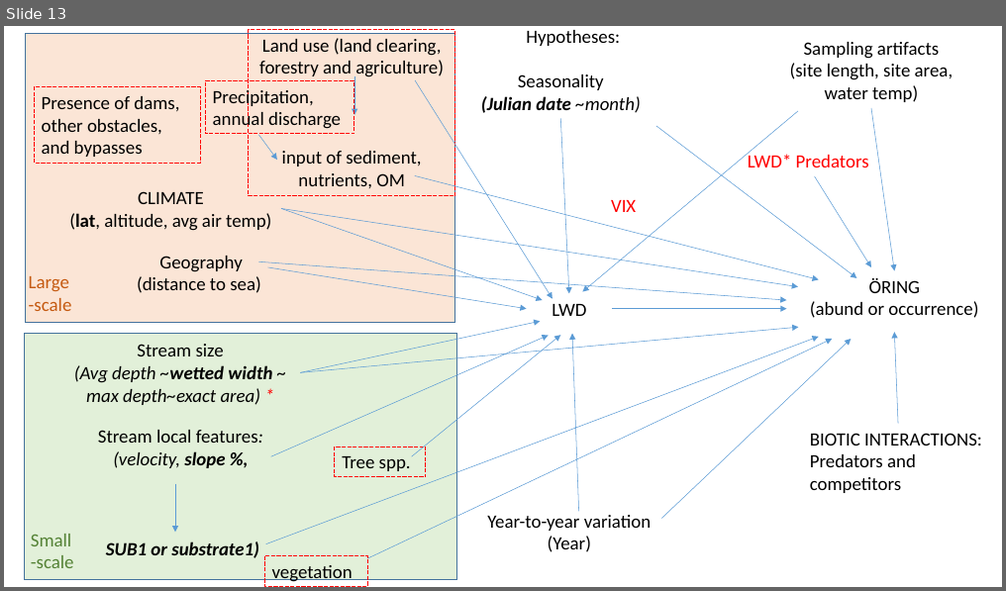
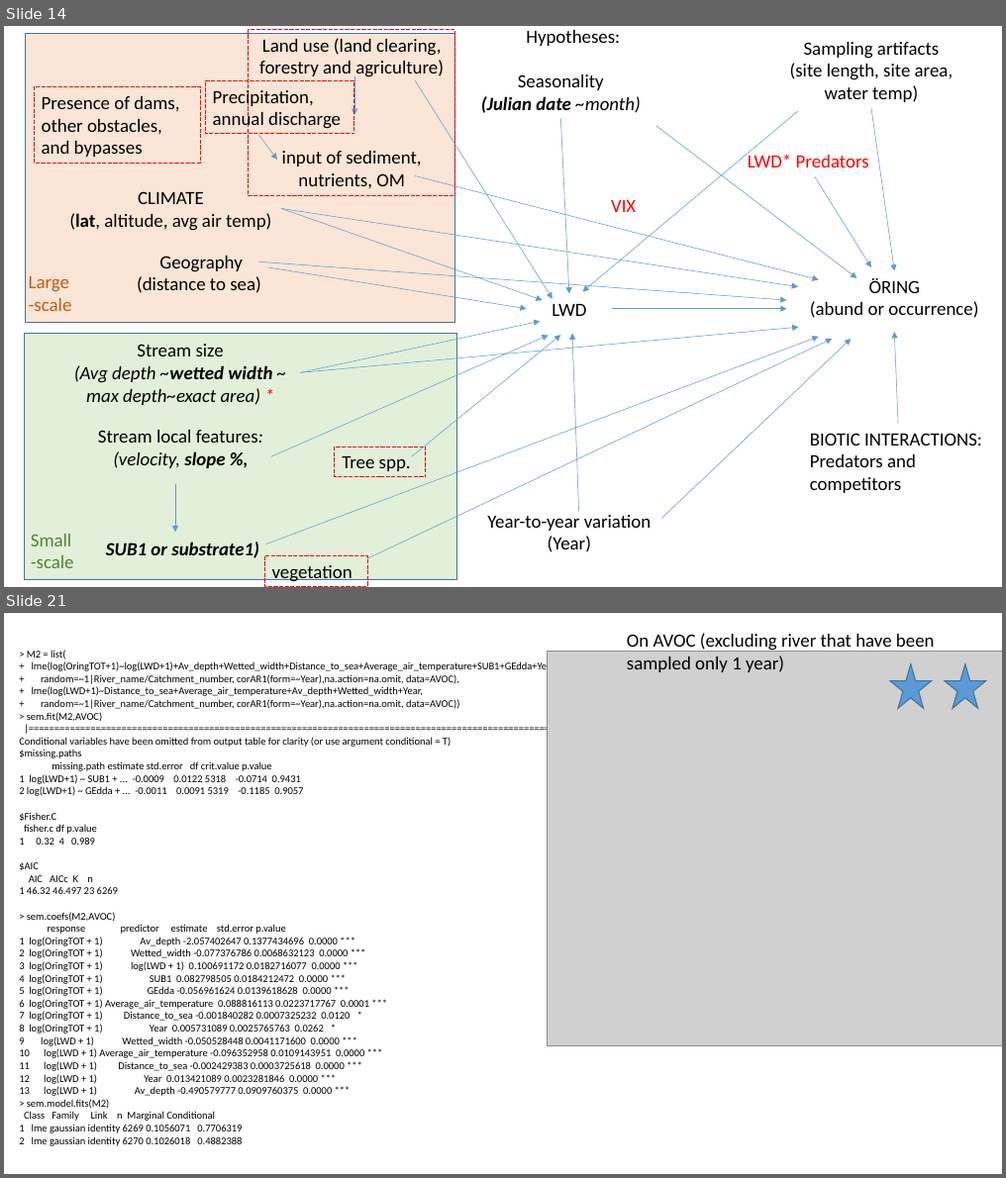
Before and after one commit to SerenaDonadi/Dod-ved, a slide deck: Electrofish data/LWD_analyses.pptx. Shown one above the other, each under a label of ours: slide 13 before the commit, slides 14 and 21 after it; the slides between them are not shown. The pictures are 1006x591 and 1006x1178 pixels, drawn with LibreOffice and Linux fonts; fonts in the diff are those of the drawing; grey boxes stand for pictures. Boxes give left, top, right and bottom in pixels: in the first picture for what was removed or moved away, otherwise in the second. Text is boxed around its words. In the diff, an @@ line names an element or a change of style, - is before the commit and + after.

```diff
--- a/Electrofish data/LWD_analyses.pptx
+++ b/Electrofish data/LWD_analyses.pptx
@@ slide 21 added at bbox=[4, 613, 1002, 1174], background #FFFFFF @@
@@ text added at bbox=[627, 633, 935, 672], 18 pt, text #000000 @@
+On AVOC (excluding river that have been sampled only 1 year)
@@ text added at bbox=[19, 650, 557, 1147], 10 pt, text #000000 @@
+> M2 = list(
++ lme(log(OringTOT+1)~log(LWD+1)+Av_depth+Wetted_width+Distance_to_sea+Average_air_temperature+SUB1+GEdda+Year,
++ random=~1|River_name/Catchment_number, corAR1(form=~Year),na.action=na.omit, data=AVOC),
++ lme(log(LWD+1)~Distance_to_sea+Average_air_temperature+Av_depth+Wetted_width+Year,
++ random=~1|River_name/Catchment_number, corAR1(form=~Year),na.action=na.omit, data=AVOC))
+> sem.fit(M2,AVOC)
+|===============================================================================================================| 100%
+Conditional variables have been omitted from output table for clarity (or use argument conditional = T)
+$missing.paths
+missing.path estimate std.error df crit.value p.value
+1 log(LWD+1) ~ SUB1 + ... -0.0009 0.0122 5318 -0.0714 0.9431
+2 log(LWD+1) ~ GEdda + ... -0.0011 0.0091 5319 -0.1185 0.9057
+$Fisher.C
+fisher.c df p.value
+1 0.32 4 0.989
+$AIC
+AIC AICc K n
+1 46.32 46.497 23 6269
+> sem.coefs(M2,AVOC)
+response predictor estimate std.error p.value
+1 log(OringTOT + 1) Av_depth -2.057402647 0.1377434696 0.0000 ***
+2 log(OringTOT + 1) Wetted_width -0.077376786 0.0068632123 0.0000 ***
+3 log(OringTOT + 1) log(LWD + 1) 0.100691172 0.0182716077 0.0000 ***
+4 log(OringTOT + 1) SUB1 0.082798505 0.0184212472 0.0000 ***
+5 log(OringTOT + 1) GEdda -0.056961624 0.0139618628 0.0000 ***
+6 log(OringTOT + 1) Average_air_temperature 0.088816113 0.0223717767 0.0001 ***
+7 log(OringTOT + 1) Distance_to_sea -0.001840282 0.0007325232 0.0120 *
+8 log(OringTOT + 1) Year 0.005731089 0.0025765763 0.0262 *
+9 log(LWD + 1) Wetted_width -0.050528448 0.0041171600 0.0000 ***
+10 log(LWD + 1) Average_air_temperature -0.096352958 0.0109143951 0.0000 ***
+11 log(LWD + 1) Distance_to_sea -0.002429383 0.0003725618 0.0000 ***
+12 log(LWD + 1) Year 0.013421089 0.0023281846 0.0000 ***
+13 log(LWD + 1) Av_depth -0.490579777 0.0909760375 0.0000 ***
+> sem.model.fits(M2)
+Class Family Link n Marginal Conditional
+1 lme gaussian identity 6269 0.1056071 0.7706319
+2 lme gaussian identity 6270 0.1026018 0.4882388
@@ picture added at bbox=[548, 652, 1002, 1047] @@
@@ star added at bbox=[890, 663, 932, 708], fill #5B9BD5, outline #43739E 1 pt @@
@@ star added at bbox=[945, 663, 986, 708], fill #5B9BD5, outline #43739E 1 pt @@
@@ what was slide 13 is now slide 14 @@
```
Also in this commit, not shown: 6 slides changed, 6 other slides added, 1 slide removed, 1 other file.
